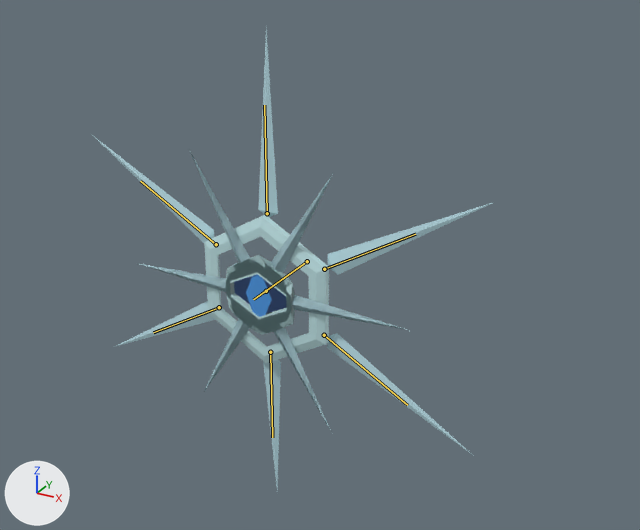
One commit to the glTF model glb_imports/SnowflakeEntity.glb: the scene before it, then after it.
The view is the same before and after, from a 50 mm lens placed at (5.69, -8.97, 4.98), pointed at (0.56, 0.35, 0.32). The lights are fixed; the arrows at lower left show +X, +Y and +Z. The older version comes first. The bones that bend it are drawn over the model as lines.

The first picture shows 'CentralEye0', 'CentralEye1', 'CentralEye2', 'FacePlate', 'Pupil', 'Spike0', 'Spike1', 'Spike2', 'Spike3', 'Spike4', 'Spike5' and 1 more.
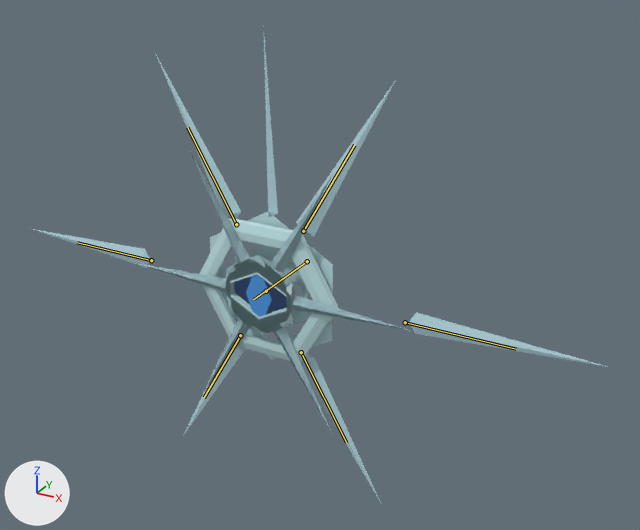
The newer file adds an action. The first version stands in its rest pose; the second is drawn at frame 8 of the action 'DoubleShardSequence1'.

The edits, one by one:
Bone 'Bone.001' (bone_bone_001) turns from (0, 0, 0) to (0, -30, 0) degrees about its own x, y and z.
Bone 'Bone.003' (bone_bone_003) moves from (0.0, 0.0, 0.0) to (0.0, 1.0, 0.0).
Bone 'Bone.007' (bone_bone_007) moves from (0.0, 0.0, 0.0) to (0.0, 1.0, 0.0).

Where the change shows, as pixel boxes [x1, y1, x2, y2] in the pictures (640 x 530 px):
'FacePlate', posed (12% wider): before [204, 214, 329, 363]; after [199, 218, 339, 362]
'Spike1', posed (20% wider, 24% shorter): before [328, 202, 494, 275]; after [409, 312, 608, 367]
'Spike0', posed (381% wider, 16% shorter): before [258, 29, 278, 217]; after [296, 80, 396, 237]
'Spike2', posed (46% narrower, 19% taller): before [327, 333, 474, 456]; after [301, 355, 380, 501]
'Spike5', posed (29% narrower, 54% taller): before [91, 134, 214, 243]; after [154, 51, 241, 219]
'FlatCentralEye', now drawn: after [210, 212, 333, 359]
'Spike4', posed (16% wider, 15% shorter): before [114, 301, 215, 347]; after [33, 229, 150, 268]
'Spike3', posed (237% wider, 25% shorter): before [263, 360, 281, 490]; after [183, 339, 246, 436]
'FlatSpikes', now drawn: after [264, 38, 341, 217]
bone 'Bone.003', root to tip: before (324, 269) to (415, 234); after (405, 322) to (516, 349)
bone 'Bone.007', root to tip: before (219, 307) to (153, 332); after (151, 260) to (77, 242)
